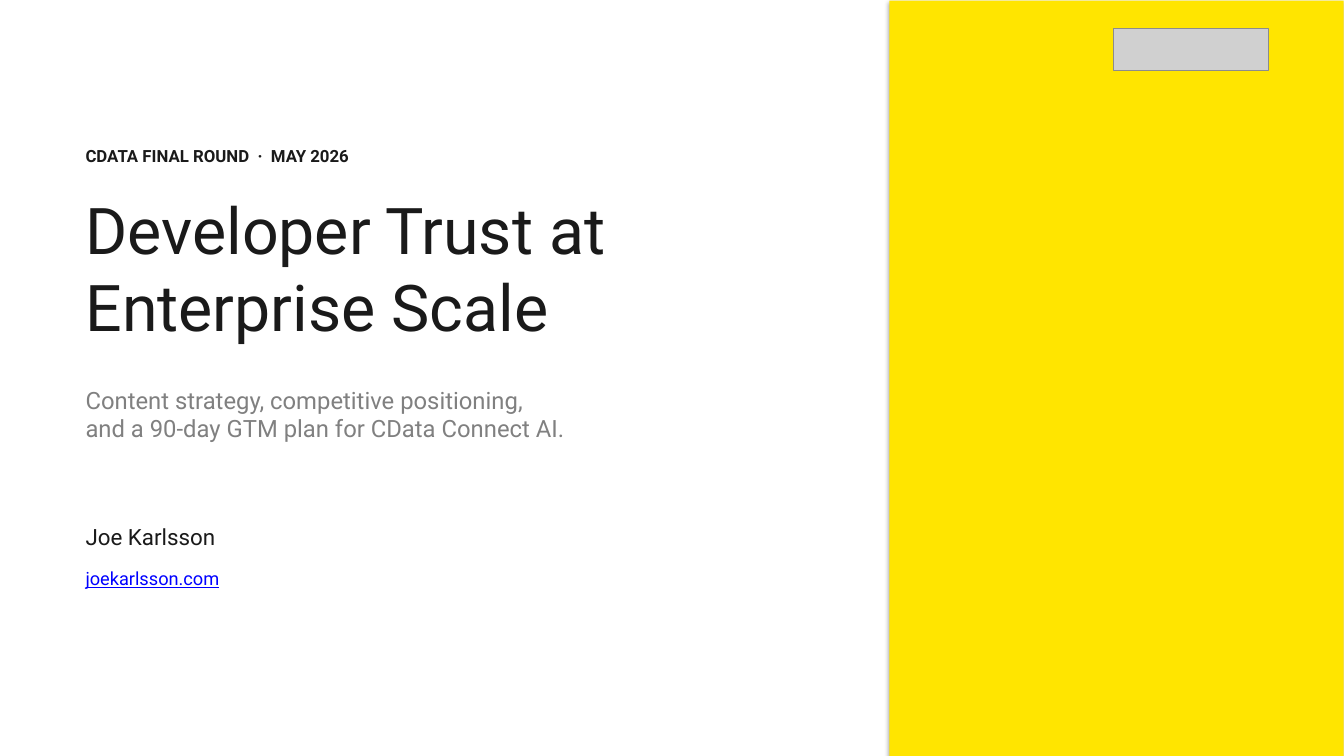
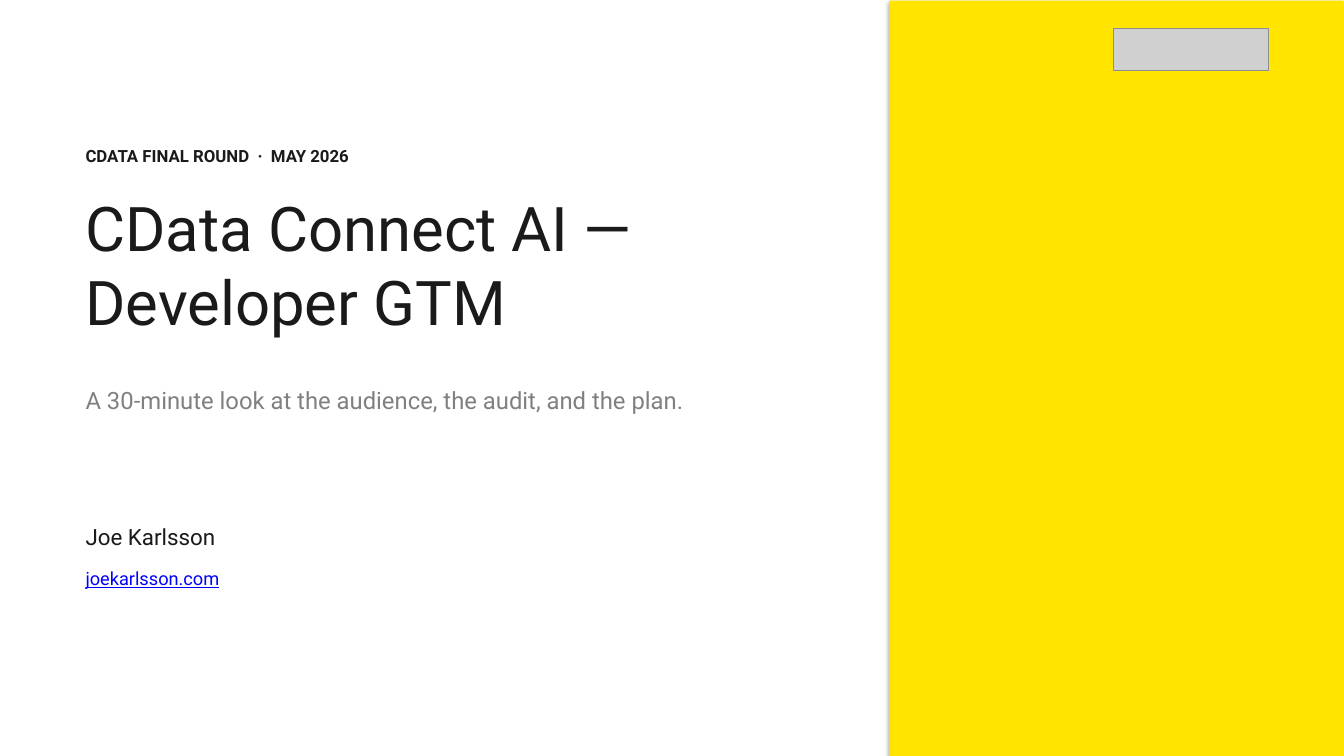
Before and after one commit to JoeKarlsson/connect-ai-agent-demo, a slide deck: slide 1 of presentation/cdata-interview.pptx. Drawn at 1344x756 pixels with LibreOffice and Linux fonts; fonts in the diff are those of the drawing; grey boxes stand for pictures. Boxes give left, top, right and bottom in pixels: in the first picture for what was removed or moved away, otherwise in the second. Text is boxed around its words. In the diff, an @@ line names an element or a change of style, - is before the commit and + after.

```diff
--- a/presentation/cdata-interview.pptx
+++ b/presentation/cdata-interview.pptx
@@ text at (86, 206, 569, 338): text changed; size 46 to 44 pt @@
-Developer Trust at Enterprise Scale
+CData Connect AI — Developer GTM
@@ text at (86, 391, 684, 414): text changed @@
-Content strategy, competitive positioning,
-and a 90-day GTM plan for CData Connect AI.
+A 30-minute look at the audience, the audit, and the plan.
```
Also in this commit, not shown: 1 other slide changed, 43 slides added, 18 slides removed, 8 other files.
